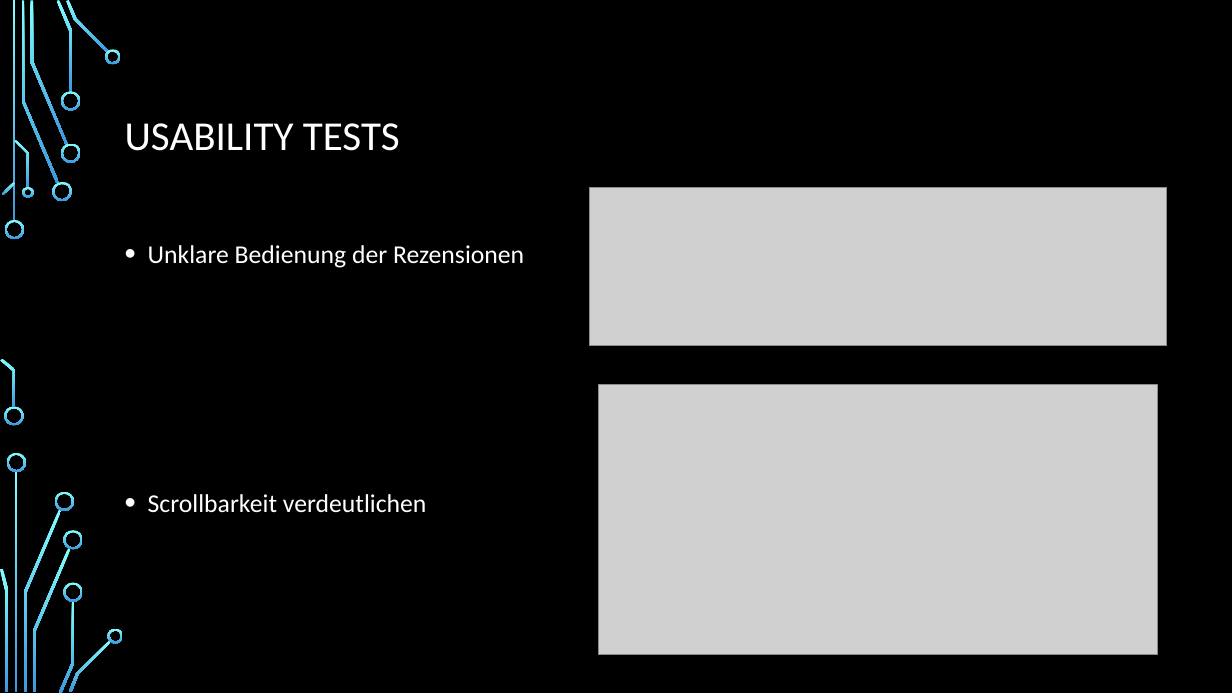
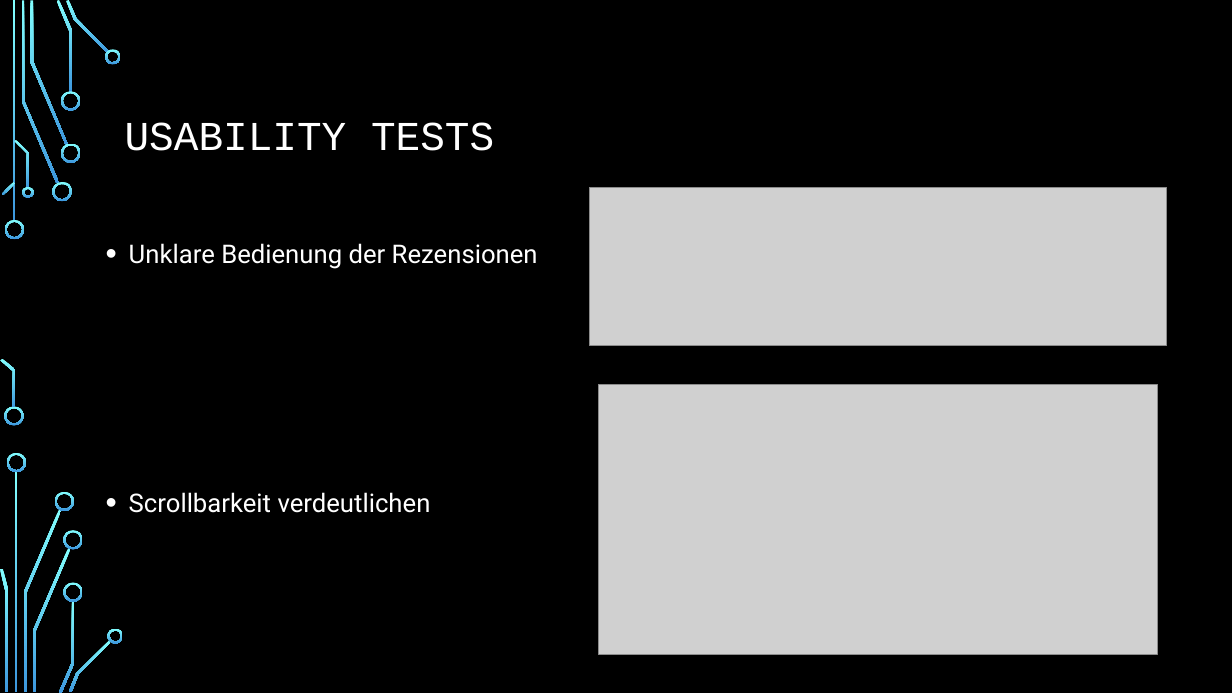
Before and after one commit to fabiankock/SiAI, a slide deck: slide 4 of Präsentation_prototyp/Präsentation_prototyp_siai.pptx. Drawn at 1232x693 pixels with LibreOffice and Linux fonts; fonts in the diff are those of the drawing; grey boxes stand for pictures; background and template pictures are left out. Boxes give left, top, right and bottom in pixels: in the first picture for what was removed or moved away, otherwise in the second. Text is boxed around its words. In the diff, an @@ line names an element or a change of style, - is before the commit and + after.

```diff
--- a/Präsentation_prototyp/Präsentation_prototyp_siai.pptx
+++ b/Präsentation_prototyp/Präsentation_prototyp_siai.pptx
@@ title "USABILITY TESTS" at (125,122,494,151): font Calibri to Courier New @@
@@ text "Unklare Bedienung der Rezensionen": place and size @@
-text "Unklare Bedienung der Rezensionen" at (148,245,524,513)
+text "Unklare Bedienung der Rezensionen" at (129,243,538,513)
@@ text "Unklare Bedienung der Rezensionen" at (129,243,538,513): font Calibri to Roboto @@
```
Also in this commit, not shown: 3 other slides changed, 1 other file.
